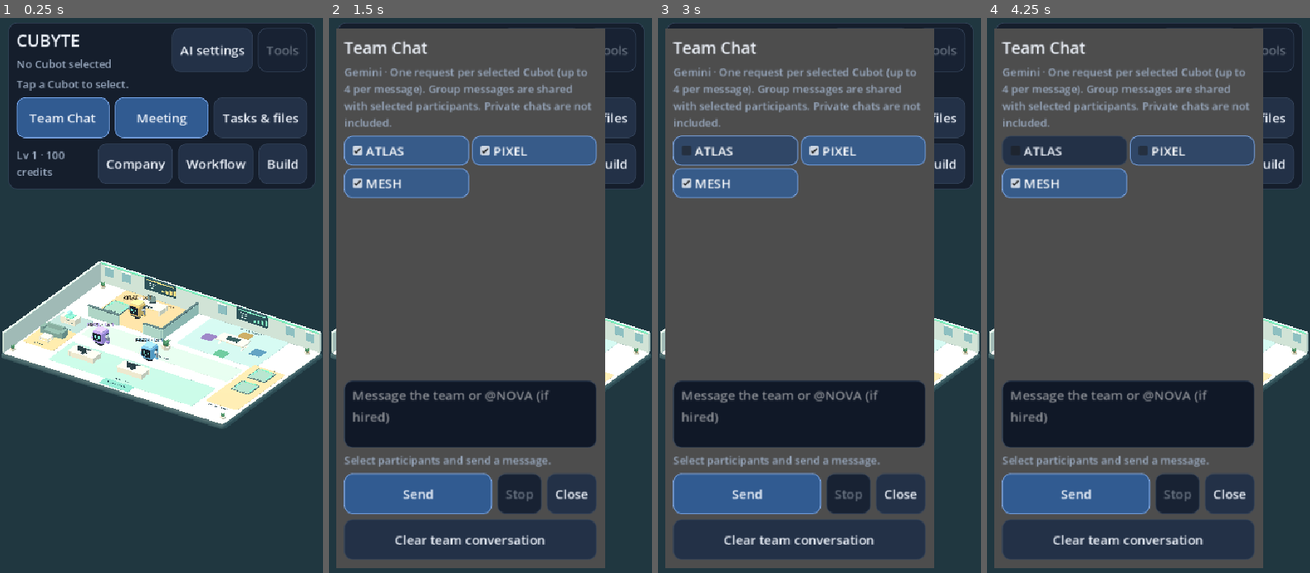
Above: before the commit, frames 1-4 (left to right).
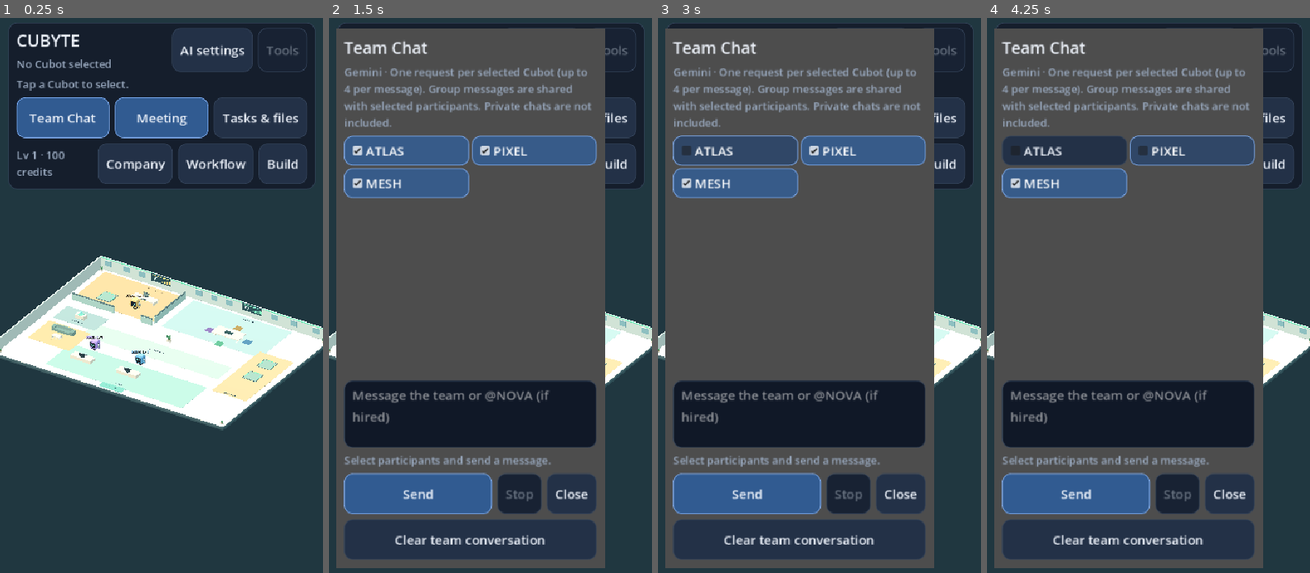
Above: after the commit, the same moments.

Repository: joparoxxx/VOXHAVEN
Game: Godot game, scene res://scenes/office.tscn
Same seed, same stepped clock (60 frames per second), same inputs: the game is played once before the commit and once after it.
Inputs:
- Up to frame 1 (0.25 s): no input
- Up to frame 2 (1.5 s): click "Team Chat" at 0.5 s; click "Meeting" at 1.25 s
- Up to frame 3 (3 s): click "Tasks & files" at 2 s; click "Company" at 2.75 s
- Up to frame 4 (4.25 s): click "Workflow" at 3.5 s

The runs differ from the first frame. In frame 1, 11% of the frame differs, in the area x 0-100%, y 42-75%; in frame 2, 1.0%; in frame 3, 1.0%; in frame 4, 1.0%.

Commit message:
feat(hq): expand office to 30x22 and rebalance robot-scale furniture, navigation and camera [skip ci]

Diff:
--- a/game/core/hq_layout.gd
+++ b/game/core/hq_layout.gd
@@ -1,26 +1,28 @@
 extends RefCounted
-## Shared coordinates for navigation, geometry and meeting seats.
-const DESK_CLEARANCE := Vector2(1.60,0.95)
-const DESKS := [Vector3(-4,0,-4.5),Vector3(-4,0,3.5),Vector3(0,0,3.5),Vector3(4,0,3.5)]
-const SPAWNS := [Vector3(-4,0,-3),Vector3(-4,0,1.5),Vector3(0,0,1.5),Vector3(4,0,1.5)]
-const MEETING_CENTER := Vector3(3.5,0,-3.5)
-const SEATS := [Vector3(3.5,0,-5),Vector3(1.5,0,-3.5),Vector3(5.5,0,-3.5),Vector3(3.5,0,-2)]
-const DOCKS := [Vector3(-6,0,-3.5),Vector3(7.5,0,-1),Vector3(7.5,0,1),Vector3(7.5,0,3)]
-const LOUNGE := Vector3(-7.5,0,2.5)
-const PLANTER := Vector3(0,0,-0.5)
-const LAB := Vector3(-7.5,0,0)
+## Shared HQ coordinates, furniture clearances and navigation destinations.
+const WIDTH := 30.0
+const DEPTH := 22.0
+const DESK_CLEARANCE := Vector2(1.85,0.95)
+const DESKS := [Vector3(-7,0,-7.5),Vector3(-6,0,7),Vector3(0,0,7),Vector3(6,0,7)]
+const SPAWNS := [Vector3(-7,0,-5.5),Vector3(-6,0,4.5),Vector3(0,0,4.5),Vector3(6,0,4.5)]
+const MEETING_CENTER := Vector3(5,0,-6)
+const SEATS := [Vector3(5,0,-8),Vector3(2.5,0,-6),Vector3(7.5,0,-6),Vector3(5,0,-4)]
+const DOCKS := [Vector3(-11,0,-6),Vector3(12,0,-3),Vector3(12,0,0),Vector3(12,0,3)]
+const LOUNGE := Vector3(-11,0,4)
+const PLANTER := Vector3(0,0,-1.5)
+const LAB := Vector3(-11,0,-0.5)
 const PARTITIONS := [
-	{"center":Vector3(-5.75,0,-1.5),"half":Vector2(1.25,0.08)},
-	{"center":Vector3(-1.75,0,-1.5),"half":Vector2(0.75,0.08)},
-	{"center":Vector3(-1,0,-3.75),"half":Vector2(0.08,2.25)}
+	{"center":Vector3(-11.25,0,-3.5),"half":Vector2(2.75,0.08)},
+	{"center":Vector3(-4.25,0,-3.5),"half":Vector2(0.75,0.08)},
+	{"center":Vector3(-3.5,0,-7.25),"half":Vector2(0.08,3.25)}
 ]
 static func block_fixed(nav: Object) -> void:
 	for part in PARTITIONS:
 		nav.block_box(part["center"], part["half"] + Vector2(0.4,0.4))
-	nav.block_box(MEETING_CENTER, Vector2(1.35,0.95))
-	nav.block_box(LOUNGE, Vector2(1.1,1.1))
-	nav.block_box(PLANTER, Vector2(0.7,0.7))
-	nav.block_box(LAB, Vector2(0.8,0.8))
+	nav.block_box(MEETING_CENTER, Vector2(2.25,1.4))
+	nav.block_box(LOUNGE, Vector2(2,1.6))
+	nav.block_box(PLANTER, Vector2(0.9,0.9))
+	nav.block_box(LAB, Vector2(1.1,0.9))
 
 static func work_target(station: int, desk_position: Vector3) -> Vector3:
-	return desk_position + Vector3(0,0,1.25 if station == 0 else -1.25)
+	return desk_position + Vector3(0,0,1.5 if station == 0 else -1.5)
--- a/game/core/office_camera.gd
+++ b/game/core/office_camera.gd
@@ -4,7 +4,7 @@
 const MAX_PITCH := 1.22
 const DRAG_SENSITIVITY := 0.006
 const MIN_ZOOM := 6.0
-const MAX_ZOOM := 24.0
+const MAX_ZOOM := 40.0
 
 static func angles(offset: Vector3) -> Vector2:
 	return Vector2(atan2(offset.x, offset.z), clampf(atan2(offset.y, Vector2(offset.x, offset.z).length()), MIN_PITCH, MAX_PITCH))
--- a/game/core/office_navigation.gd
+++ b/game/core/office_navigation.gd
@@ -1,10 +1,10 @@
 extends RefCounted
 ## Half-meter walk grid for the zoned HQ; furniture occupies cells.
 var grid := AStarGrid2D.new()
-const MIN_X := -17
-const MAX_X := 17
-const MIN_Z := -11
-const MAX_Z := 11
+const MIN_X := -29
+const MAX_X := 29
+const MIN_Z := -21
+const MAX_Z := 21
 func _init() -> void:
 	grid.region = Rect2i(MIN_X, MIN_Z, MAX_X - MIN_X + 1, MAX_Z - MIN_Z + 1)
 	grid.cell_size = Vector2(0.5, 0.5)
--- a/game/scenes/office.gd
+++ b/game/scenes/office.gd
@@ -218,35 +218,35 @@
 	add_child(camera)
 	camera.current = true
 	office_camera = camera
-	_slab(self, Vector3(18.3,0.42,12.3), Vector3(0,-0.27,0), Color("#36535d"),0.65)
-	_slab(self, Vector3(18,0.12,12), Vector3(0,-0.06,0), Color("#e7e5df"),0.60)
-	# Recessed zone floors remain walkable.
-	_slab(self,Vector3(5.7,0.035,4.3),Vector3(-4,0.012,-3.75),Color("#c9b58d"),0.45)
-	_slab(self,Vector3(6.4,0.035,4.3),Vector3(3.3,0.012,-3.75),Color("#a9c6cb"),0.45)
-	_slab(self,Vector3(11.8,0.035,3.0),Vector3(0,0.012,3.65),Color("#a1c8c4"),0.45)
-	_slab(self,Vector3(12.0,0.025,2.0),Vector3(0,0.012,0),Color("#b8ceca"),0.45)
-	_slab(self,Vector3(2.5,0.035,3.0),HQ.LOUNGE+Vector3(0,0.018,0),Color("#d6bb91"),0.5)
-	_slab(self,Vector3(2.5,0.035,2.1),HQ.LAB+Vector3(0,0.018,0),Color("#9bb7bb"),0.4)
-	_slab(self,Vector3(2.6,0.035,6.0),Vector3(7.5,0.018,1),Color("#cfbd97"),0.45)
-	back_wall = _box(self, Vector3(18, 1.55, 0.20), Vector3(0, 0.775, -6), Color("#c5d6d4"))
-	left_wall = _box(self, Vector3(0.20, 1.55, 12), Vector3(-9, 0.775, 0), Color("#bccdcb"))
+	_slab(self, Vector3(30.3,0.42,22.3), Vector3(0,-0.27,0), Color("#36535d"),0.35)
+	_slab(self, Vector3(30,0.12,22), Vector3(0,-0.06,0), Color("#e7e5df"),0.35)
+	# Separate zones; furniture keeps Cubot-scale height instead of scaling the world.
+	_slab(self,Vector3(10.4,0.035,6.7),Vector3(-9,0.012,-7.2),Color("#c9b58d"),0.24)
+	_slab(self,Vector3(13.0,0.035,6.7),Vector3(4,0.012,-7.2),Color("#a9c6cb"),0.24)
+	_slab(self,Vector3(18.0,0.035,5.3),Vector3(0,0.012,7.4),Color("#a1c8c4"),0.24)
+	_slab(self,Vector3(18.0,0.025,3.0),Vector3(0,0.012,1.1),Color("#b8ceca"),0.22)
+	_slab(self,Vector3(5.5,0.035,4.5),HQ.LOUNGE+Vector3(0,0.018,0),Color("#d6bb91"),0.22)
+	_slab(self,Vector3(5.5,0.035,3.0),HQ.LAB+Vector3(0,0.018,0),Color("#9bb7bb"),0.22)
+	_slab(self,Vector3(4.5,0.035,10.0),Vector3(12,0.018,0),Color("#cfbd97"),0.22)
+	back_wall = _box(self, Vector3(30, 1.55, 0.20), Vector3(0, 0.775, -11), Color("#c5d6d4"))
+	left_wall = _box(self, Vector3(0.20, 1.55, 22), Vector3(-15, 0.775, 0), Color("#bccdcb"))
 	front_wall = Node3D.new()
 	add_child(front_wall)
-	_box(front_wall,Vector3(7.65,0.75,0.20),Vector3(-5.15,0.375,6),Color("#b8cdca"))
-	_box(front_wall,Vector3(7.65,0.75,0.20),Vector3(5.15,0.375,6),Color("#b8cdca"))
+	_box(front_wall,Vector3(13.5,0.75,0.20),Vector3(-8.25,0.375,11),Color("#b8cdca"))
+	_box(front_wall,Vector3(13.5,0.75,0.20),Vector3(8.25,0.375,11),Color("#b8cdca"))
 	right_wall = Node3D.new()
 	add_child(right_wall)
-	_box(right_wall,Vector3(0.20,0.85,12),Vector3(9,0.425,0),Color("#b8cdca"))
-	_slab(self,Vector3(2.4,0.045,0.85),Vector3(0,0.035,5.55),Color("#76bdb5"),0.24)
-	_zone_label("HQ ENTRANCE",Vector3(0,0.085,5.55),Color("#244954"))
+	_box(right_wall,Vector3(0.20,0.85,22),Vector3(15,0.425,0),Color("#b8cdca"))
+	_slab(self,Vector3(3.0,0.045,1.0),Vector3(0,0.035,10.4),Color("#76bdb5"),0.12)
+	_zone_label("HQ ENTRANCE",Vector3(0,0.085,10.4),Color("#244954"))
 	wall_details = Node3D.new()
 	add_child(wall_details)
-	_box(wall_details, Vector3(17.8, 0.09, 0.10), Vector3(0, 1.52, -5.89), Color("#70d7b1"))
-	_build_wall_display(wall_details,Vector3(3.5,1.12,-5.84),Color("#70d7b1"))
-	_build_wall_display(wall_details,Vector3(-4,1.12,-5.84),Color("#eac678"))
-	for x in [-8.2,-6.8,1.0,6.6,8.2]:
-		_box(wall_details,Vector3(0.68,0.70,0.045),Vector3(x,0.98,-5.87),Color("#85b4bf"))
-		_box(wall_details,Vector3(0.74,0.055,0.09),Vector3(x,1.36,-5.85),Color("#e4eee5"))
+	_box(wall_details, Vector3(29.8, 0.09, 0.10), Vector3(0, 1.52, -10.89), Color("#70d7b1"))
+	_build_wall_display(wall_details,Vector3(5,1.12,-10.84),Color("#70d7b1"))
+	_build_wall_display(wall_details,Vector3(-7,1.12,-10.84),Color("#eac678"))
+	for x in [-14,-11.5,-9.5,-2,0,2,8,10.5,13.5]:
+		_box(wall_details,Vector3(0.85,0.70,0.045),Vector3(x,0.98,-10.87),Color("#85b4bf"))
+		_box(wall_details,Vector3(0.90,0.055,0.09),Vector3(x,1.36,-10.85),Color("#e4eee5"))
 	# Manager's private suite. Glass-style tinted low partitions leave a real doorway.
 	for part in HQ.PARTITIONS:
 		var center: Vector3 = part["center"]
@@ -255,10 +255,10 @@
 		manager_partitions.append(panel)
 		var rail := _box(self, Vector3(half.x * 2, 0.07, half.y * 2 + 0.02), center + Vector3(0,0.82,0), Color("#526f76"))
 		manager_partitions.append(rail)
-	_zone_label("ATLAS  /  MANAGEMENT", Vector3(-4,0.045,-5.55), Color("#6c5d42"))
-	_zone_label("MEETING ROOM", Vector3(3.5,0.045,-5.7), Color("#36535d"))
-	_zone_label("PRODUCTION", Vector3(0,0.045,4.85), Color("#36535d"))
-	_zone_label("SOCIAL CORRIDOR", Vector3(0,0.045,0.65), Color("#36535d"))
+	_zone_label("ATLAS  /  MANAGEMENT", Vector3(-7,0.045,-10.0), Color("#6c5d42"))
+	_zone_label("MEETING ROOM", Vector3(5,0.045,-10.0), Color("#36535d"))
+	_zone_label("PRODUCTION", Vector3(0,0.045,9.5), Color("#36535d"))
+	_zone_label("SOCIAL CORRIDOR", Vector3(0,0.045,1.1), Color("#36535d"))
 	for i in range(4):
 		var desk := Node3D.new()
 		add_child(desk)
@@ -269,7 +269,10 @@
 		_build_desk(desk, ROBOT_COLORS[i], i == 0)
 		_build_robot(HQ.SPAWNS[i], ROBOT_COLORS[i])
 	# Conference table with four clear docking positions and a shared project display.
-	if _furniture(self,"Meeting_Table",HQ.MEETING_CENTER) == null:
+	var meeting_table := _furniture(self,"Meeting_Table",HQ.MEETING_CENTER)
+	if meeting_table != null:
+		meeting_table.scale = Vector3(1.60,1,1.65)
+	else:
 		_slab(self, Vector3(1.7,0.36,0.95), HQ.MEETING_CENTER + Vector3(0,0.18,0), Color("#36535d"),0.12)
 		_slab(self, Vector3(1.95,0.10,1.1), HQ.MEETING_CENTER + Vector3(0,0.41,0), Color("#e7e5df"),0.12)
 	var screen := _box(self, Vector3(0.95,0.04,0.48), HQ.MEETING_CENTER + Vector3(0,0.48,0), Color("#213e48"))
@@ -281,7 +284,7 @@
 	_build_blueprint_lounge()
 	_build_blueprint_lab()
 	_plant(self,HQ.PLANTER,0.80)
-	for point in [Vector3(-8.35,0,-5.3),Vector3(8.35,0,-5.3),Vector3(-8.6,0,5.4),Vector3(8.6,0,5.4)]:
+	for point in [Vector3(-14.65,0,-10.6),Vector3(14.65,0,-10.6),Vector3(-14.65,0,10.6),Vector3(14.65,0,10.6)]:
 		_plant(self,point,0.48)
 	_zone_label("UPGRADE LAB", HQ.LAB + Vector3(0,0.045,0.9), Color("#36535d"))
 	_build_charging_docks()
@@ -309,12 +312,11 @@
 	if furniture == null:
 		_build_procedural_desk(desk,accent,executive)
 		return
-	if executive:
-		furniture.scale.x = 1.10
+	furniture.scale.x = 1.43 if executive else 1.29
 	_furniture(desk,"Monitor",Vector3(0,0.44,-0.25))
 	_furniture(desk,"Keyboard",Vector3(0,0.44,0.38))
 	_furniture(desk,"Mouse",Vector3(0.40,0.44,0.38))
-	_glow(desk,Vector3(1.5,0.028,0.035),Vector3(0,0.39,0.51),accent)
+	_glow(desk,Vector3(2.0,0.028,0.035),Vector3(0,0.39,0.51),accent)
 
 func _build_procedural_desk(desk: Node3D, accent: Color, executive: bool) -> void:
 	var width := 2.05 if executive else 1.8
@@ -1490,15 +1492,15 @@
 	var forward := office_camera.global_basis.z
 	forward.y = 0
 	var target := camera_target - right.normalized() * relative.x * scale_ - forward.normalized() * relative.y * scale_
-	target.x = clampf(target.x, -8.0, 8.0)
-	target.z = clampf(target.z, -5.0, 5.0)
+	target.x = clampf(target.x, -14.0, 14.0)
+	target.z = clampf(target.z, -10.0, 10.0)
 	camera_target = target
 	_apply_camera_pose()
 
 func _reset_camera() -> void:
-	office_camera.size = 22.0
+	office_camera.size = 36.0
 	camera_target = Vector3(0, 1, 0)
-	var original := Vector3(12, 12, 18)
+	var original := Vector3(19, 21, 30)
 	orbit_angles = CameraMath.angles(original)
 	orbit_distance = original.length()
 	_apply_camera_pose()
@@ -1559,23 +1561,23 @@
 		decorations.remove_child(child)
 		child.queue_free()
 	var upgrades: Array = company.snapshot()["upgrades"]
-	var plant_x := -8.1 if decoration_slot == 0 else 8.1
+	var plant_x := -13.0 if decoration_slot == 0 else 13.0
 	var lamp_x := -plant_x
 	if "plant" in upgrades:
-		_plant(decorations,Vector3(plant_x,0,-5.6),0.48)
+		_plant(decorations,Vector3(plant_x,0,-10.6),0.48)
 	if "lounge" in upgrades:
 		_slab(decorations,Vector3(0.55,0.32,0.55),HQ.LOUNGE+Vector3(0.65,0.19,0.64),Color("#d3ba85"),0.22)
 		_slab(decorations,Vector3(0.55,0.32,0.55),HQ.LOUNGE+Vector3(-0.65,0.19,0.64),Color("#d3ba85"),0.22)
 	if "lamp" in upgrades:
-		_furniture(decorations,"Floor_Lamp",Vector3(lamp_x,0,-5.6))
+		_furniture(decorations,"Floor_Lamp",Vector3(lamp_x,0,-10.6))
 	if "bookshelf" in upgrades:
-		var shelf := _furniture(decorations,"Storage_Shelf",Vector3(-8.75,0,4.3))
+		var shelf := _furniture(decorations,"Storage_Shelf",Vector3(-14.7,0,7.5))
 		if shelf != null:
 			shelf.rotation.y = PI / 2.0
 	if "whiteboard" in upgrades:
-		_box(decorations, Vector3(2.2, 0.75, 0.06), Vector3(5.8, 0.72, -5.84), Color("#e5edef"))
+		_box(decorations, Vector3(2.2, 0.75, 0.06), Vector3(9.3, 0.72, -10.84), Color("#e5edef"))
 		for line in range(3):
-			_box(decorations, Vector3(1.25 - line * 0.15, 0.035, 0.015), Vector3(5.65, 0.93 - line * 0.17, -5.80), Color("#6d8e99"))
+			_box(decorations, Vector3(1.25 - line * 0.15, 0.035, 0.015), Vector3(9.15, 0.93 - line * 0.17, -10.80), Color("#6d8e99"))
 
 func _show_workflow_builder() -> void:
 	if not busy and not meeting_active and not ai_console.online_busy:
@@ -1670,7 +1672,7 @@
 			var best: Array[Vector3] = []
 			for direction in [Vector3(1.5, 0, 0), Vector3(-1.5, 0, 0), Vector3(0, 0, 1.5), Vector3(0, 0, -1.5)]:
 				var target: Vector3 = robots[j].position + direction
-				if absf(target.x) > 8.5 or absf(target.z) > 5.5:
+				if absf(target.x) > 14.5 or absf(target.z) > 10.5:
 					continue
 				var candidate: Array[Vector3] = plan.route(robots[i].position, target)
 				if not candidate.is_empty() and (best.is_empty() or candidate.size() < best.size()):
@@ -1988,11 +1990,11 @@
 		add_child(dock)
 		dock.position = HQ.DOCKS[i]
 		charge_docks.append(dock)
-		_slab(dock,Vector3(1.50,0.045,1.50),Vector3(0,0.025,0),Color("#36535d"),0.18)
-		_slab(dock,Vector3(1.36,0.022,1.36),Vector3(0,0.055,0),Color("#91b6ae"),0.16)
-		_glow(dock,Vector3(0.12,0.018,0.75),Vector3(-0.60,0.076,0),Color("#70d7b1"))
-		_glow(dock,Vector3(0.12,0.018,0.75),Vector3(0.60,0.076,0),Color("#70d7b1"))
-		var light := _box(dock, Vector3(0.9,0.035,0.10), Vector3(0,0.077,-0.64), Color("#70d7b1"))
+		_slab(dock,Vector3(1.80,0.045,1.80),Vector3(0,0.025,0),Color("#36535d"),0.18)
+		_slab(dock,Vector3(1.66,0.022,1.66),Vector3(0,0.055,0),Color("#91b6ae"),0.16)
+		_glow(dock,Vector3(0.12,0.018,0.75),Vector3(-0.75,0.076,0),Color("#70d7b1"))
+		_glow(dock,Vector3(0.12,0.018,0.75),Vector3(0.75,0.076,0),Color("#70d7b1"))
+		var light := _box(dock, Vector3(0.9,0.035,0.10), Vector3(0,0.077,-0.79), Color("#70d7b1"))
 		var material: StandardMaterial3D = light.material_override
 		material.emission_enabled = true
 		material.emission = Color("#70d7b1")
@@ -2000,7 +2002,7 @@
 		charge_lights.append(light)
 		var label := Label3D.new()
 		label.text = ROBOT_IDS[i].to_upper() + " · DOCK"
-		label.position = Vector3(0,0.09,0.65)
+		label.position = Vector3(0,0.09,0.80)
 		label.rotation.x = -PI / 2.0
 		label.font_size = 28
 		label.pixel_size = 0.004
@@ -2008,7 +2010,7 @@
 		label.modulate = Color("#243a43")
 		dock.add_child(label)
 		charge_labels.append(label)
-	_zone_label("CHARGING BAY", Vector3(7.5,0.085,4.35), Color("#36535d"))
+	_zone_label("CHARGING BAY", Vector3(12,0.085,4.75), Color("#36535d"))
 
 func _interrupt_charging() -> void:
 	charge_idle = 0.0
@@ -2173,8 +2175,12 @@
 
 func _build_blueprint_lounge() -> void:
 	var p: Vector3 = HQ.LOUNGE
-	if _furniture(self,"Lounge_Sofa",p+Vector3(0,0,-0.50)) != null:
-		_furniture(self,"Coffee_Table",p+Vector3(0,0,0.42))
+	var sofa := _furniture(self,"Lounge_Sofa",p+Vector3(0,0,-0.85))
+	if sofa != null:
+		sofa.scale.x = 1.5
+		var coffee := _furniture(self,"Coffee_Table",p+Vector3(0,0,0.55))
+		if coffee != null:
+			coffee.scale.x = 1.4
 		_zone_label("LOUNGE",p+Vector3(0,0.09,1.22),Color("#36535d"))
 		return
 	_slab(self,Vector3(1.95,0.03,1.95),p+Vector3(0,0.055,0),Color("#bda37b"),0.65)
--- a/game/tests/test_gameplay.gd
+++ b/game/tests/test_gameplay.gd
@@ -144,7 +144,7 @@
 	var full_turn := CameraMath.orbit_angles(initial, Vector2(TAU / CameraMath.DRAG_SENSITIVITY, 0))
 	check(is_equal_approx(full_turn.x, initial.x), "full orbit returns to start")
 	check(is_equal_approx(CameraMath.pinch_size(12, 100, 200), 6.0), "pinch zoom in")
-	check(is_equal_approx(CameraMath.pinch_size(12, 300, 100), CameraMath.MAX_ZOOM), "pinch zoom out bounded")
+	check(is_equal_approx(CameraMath.pinch_size(12, 400, 100), CameraMath.MAX_ZOOM), "pinch zoom out bounded")
 	check(is_equal_approx(CameraMath.pinch_size(12, 0, 100), 12.0), "degenerate pinch ignored")
 
 func _test_hq() -> void:
